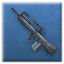
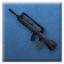
Before/after of a (64, 64) layered artwork. What changed in the layer stack:
painted on "Layer 1" over 8, 6, 58, 56
